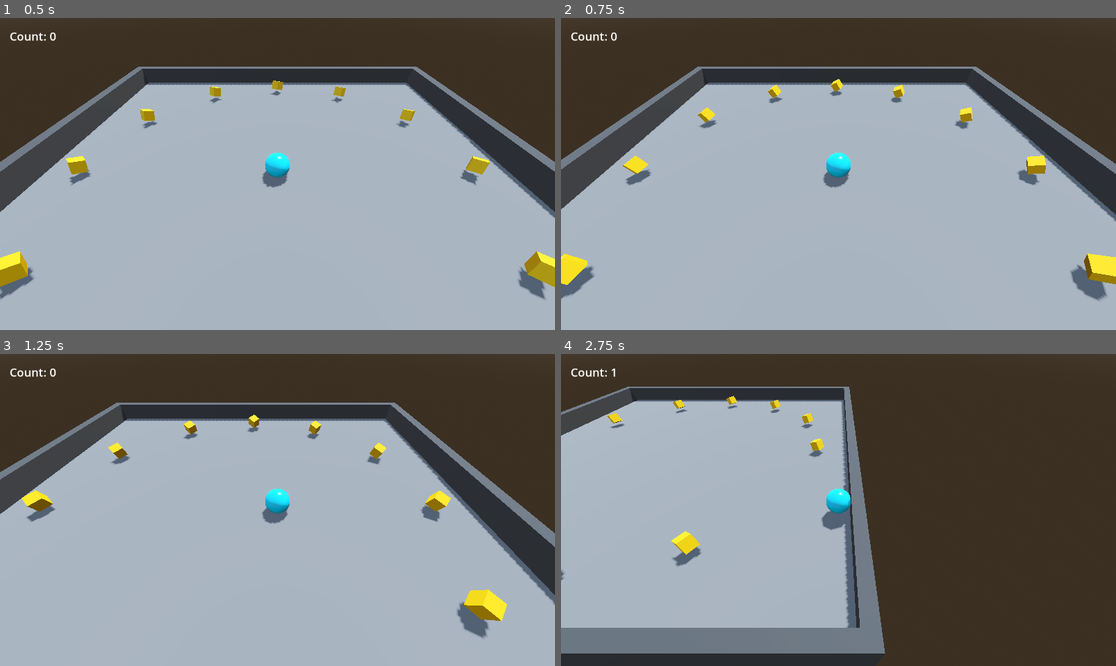
Above: before the commit, frames 1-4 (two rows, left to right).
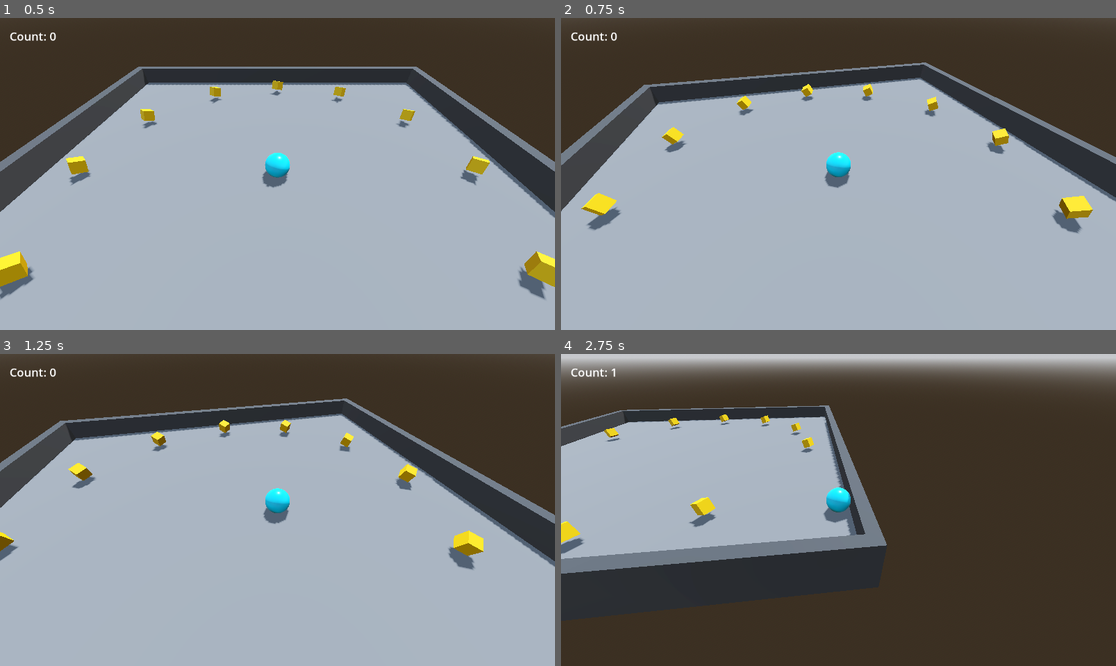
Above: after the commit, the same moments.

Repository: jrenato/godot-roll-a-ball
Game: Godot game, scene res://levels/level.tscn
Same seed, same stepped clock (60 frames per second), same inputs: the game is played once before the commit and once after it.
Inputs (mouse positions are in pixels of both pictures, inside the frame that each line leads up to):
- Up to frame 1 (0.5 s): no input
- Up to frame 2 (0.75 s): move the mouse to (960, 158) at 0.52 s; hold D (move_right) from 0.53 s (still down)
- Up to frame 3 (1.25 s): keep holding D (move_right)
- Up to frame 4 (2.75 s): move the mouse to (727, 525) at 1.27 s; release D (move_right) at 1.28 s; hold S (move_back) 1.28-2.03 s; move the mouse to (894, 441) at 2.02 s; hold D (move_right) from 2.03 s (still down)

Frame 1 is identical in both runs. In frame 2, 10% of the frame differs, in the area x 0-100%, y 14-91%; in frame 3, 11%; in frame 4, 35%, in the area x 0-100%, y 0-96%.

Commit message:
Added camera controls

Diff:
--- a/levels/game_camera.gd
+++ b/levels/game_camera.gd
@@ -1,15 +1,43 @@
-extends Camera3D
+extends Node3D
 
 @export var player: RigidBody3D
+
+@onready var twist_pivot: Node3D = %TwistPivot
+@onready var pitch_pivot: Node3D = %PitchPivot
+
+var mouse_sensitivity : float = 0.001
+var twist_input : float = 0.0
+var pitch_input : float = 0.0
 
 var offset : Vector3
 
 
 func _ready() -> void:
+	Input.set_mouse_mode(Input.MOUSE_MODE_CAPTURED)
 	if player:
 		offset = global_position - player.global_position
 
 
 func _process(delta: float) -> void:
+	# TODO: Reference for the future
+#	if Input.is_action_just_pressed("ui_cancel"):
+#		Input.set_mouse_mode(Input.MOUSE_MODE_VISIBLE)
 	if player:
 		global_position = player.global_position + offset
+
+	twist_pivot.rotate_y(twist_input)
+	pitch_pivot.rotate_x(pitch_input)
+	pitch_pivot.rotation.x = clamp(pitch_pivot.rotation.x,
+		deg_to_rad(-10),
+		deg_to_rad(20)
+	)
+
+	twist_input = 0
+	pitch_input = 0
+
+
+func _unhandled_input(event):
+	if event is InputEventMouseMotion:
+		if Input.get_mouse_mode() == Input.MOUSE_MODE_CAPTURED:
+			twist_input = -event.relative.x * mouse_sensitivity
+			pitch_input = -event.relative.y * mouse_sensitivity
--- a/levels/game_camera.tscn
+++ b/levels/game_camera.tscn
@@ -1,8 +1,16 @@
-[gd_scene load_steps=2 format=3 uid="uid://drcdw1q5hgjer"]
+[gd_scene load_steps=2 format=3 uid="uid://cj6vdaacylqfa"]
 
 [ext_resource type="Script" path="res://levels/game_camera.gd" id="1_whjpe"]
 
-[node name="GameCamera" type="Camera3D"]
+[node name="GameCamera" type="Node3D"]
+script = ExtResource("1_whjpe")
+
+[node name="TwistPivot" type="Node3D" parent="."]
+unique_name_in_owner = true
+
+[node name="PitchPivot" type="Node3D" parent="TwistPivot"]
+unique_name_in_owner = true
+
+[node name="Camera3D" type="Camera3D" parent="TwistPivot/PitchPivot"]
 transform = Transform3D(1, 0, 0, 0, 0.707107, 0.707107, 0, -0.707107, 0.707107, 0, 6, 6)
 current = true
-script = ExtResource("1_whjpe")
--- a/levels/level.tscn
+++ b/levels/level.tscn
@@ -42,10 +42,10 @@
 light_energy = 0.5
 shadow_enabled = true
 
+[node name="Player" parent="." instance=ExtResource("2_ysrin")]
+
 [node name="GameCamera" parent="." node_paths=PackedStringArray("player") instance=ExtResource("1_h056d")]
 player = NodePath("../Player")
-
-[node name="Player" parent="." instance=ExtResource("2_ysrin")]
 
 [node name="Ground" type="StaticBody3D" parent="."]
 
--- a/player/player.gd
+++ b/player/player.gd
@@ -6,14 +6,19 @@
 
 @onready var pickup_area_3d: Area3D = $PickupArea3D
 
+var game_camera : Node3D
+
 var count : int
 var total_pickups : int
 
 
 func _ready() -> void:
+	game_camera = get_parent().get_node("GameCamera")
+
 	pickup_area_3d.area_entered.connect(_on_area_entered)
 	count = 0
 	total_pickups = get_tree().get_nodes_in_group("pickups").size()
+
 	set_count_text()
 	if win_label:
 		win_label.visible = false
@@ -24,7 +29,7 @@
 	input.x = Input.get_axis("move_left", "move_right")
 	input.z = Input.get_axis("move_forward", "move_back")
 
-	apply_central_force(input * speed)
+	apply_central_force(game_camera.twist_pivot.basis * input * speed)
 
 
 func _input(event : InputEvent) -> void:
Not shown: 1 places in levels/level.tscn that only renumber resources
Not shown, added: docs/medium-priorities.md
